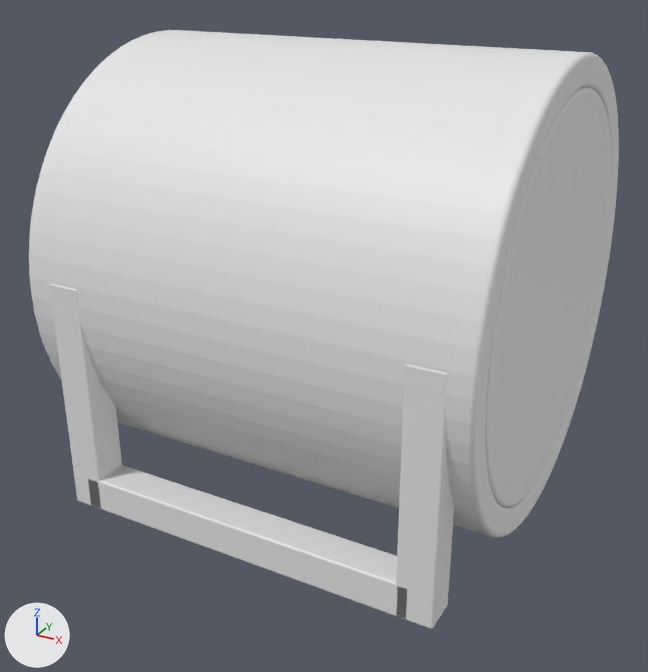
An edit to the Blender file Assets/3D/cylinder_safe.blend, drawn before and after from the same camera.
Before and after are seen from a 50 mm camera at (1.83, -3.53, 1.38) aimed at (-0.03, -0.17, -0.3). Every picture has the same lights, and +X, +Y and +Z are marked at lower left.
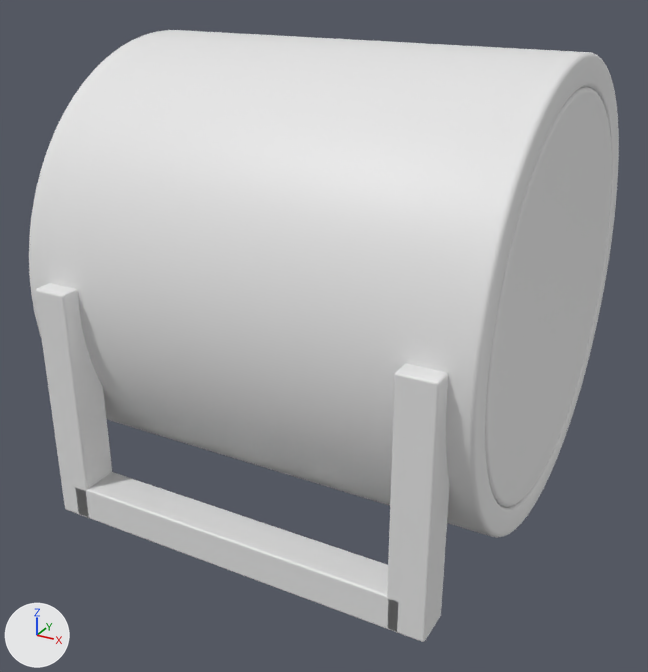
Commit message: safe fix

What differs and where, as boxes [x1, y1, x2, y2] in the pictures (648 x 672 px):
'Cylinder.004', moved, rescaled
    before: [49, 284, 454, 629]
    after: [35, 283, 450, 642]

What the commit changed:
me_cylinder_004 has 48 vertices, 36 faces and spans x -0.08..1.0, y 0.84..2.84, z 0.84..2.62.
me_cylinder_004 is used by ob_cylinder_004; location (-1.72, -1.84, 0.0); rotation (0.0, 1.571, 0.0), in degrees (0, 90, 0).
me_cylinder_004 part 1: the whole mesh is moved by (0.0, -1.84, -1.72).
Object 'Cylinder.004' (ob_cylinder_004) moves from (-1.72, -1.84, 0.0) to (0.0, 0.0, 0.0).
Object 'Cylinder.004' (ob_cylinder_004) is rescaled from (1.0, 1.0, 1.0) to (1.0, 1.08, 1.0).
